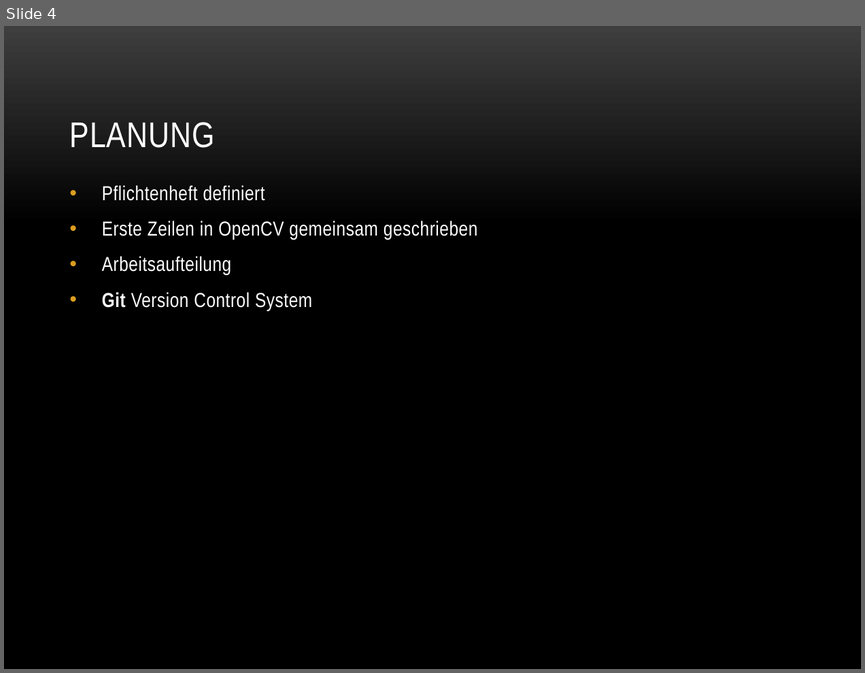
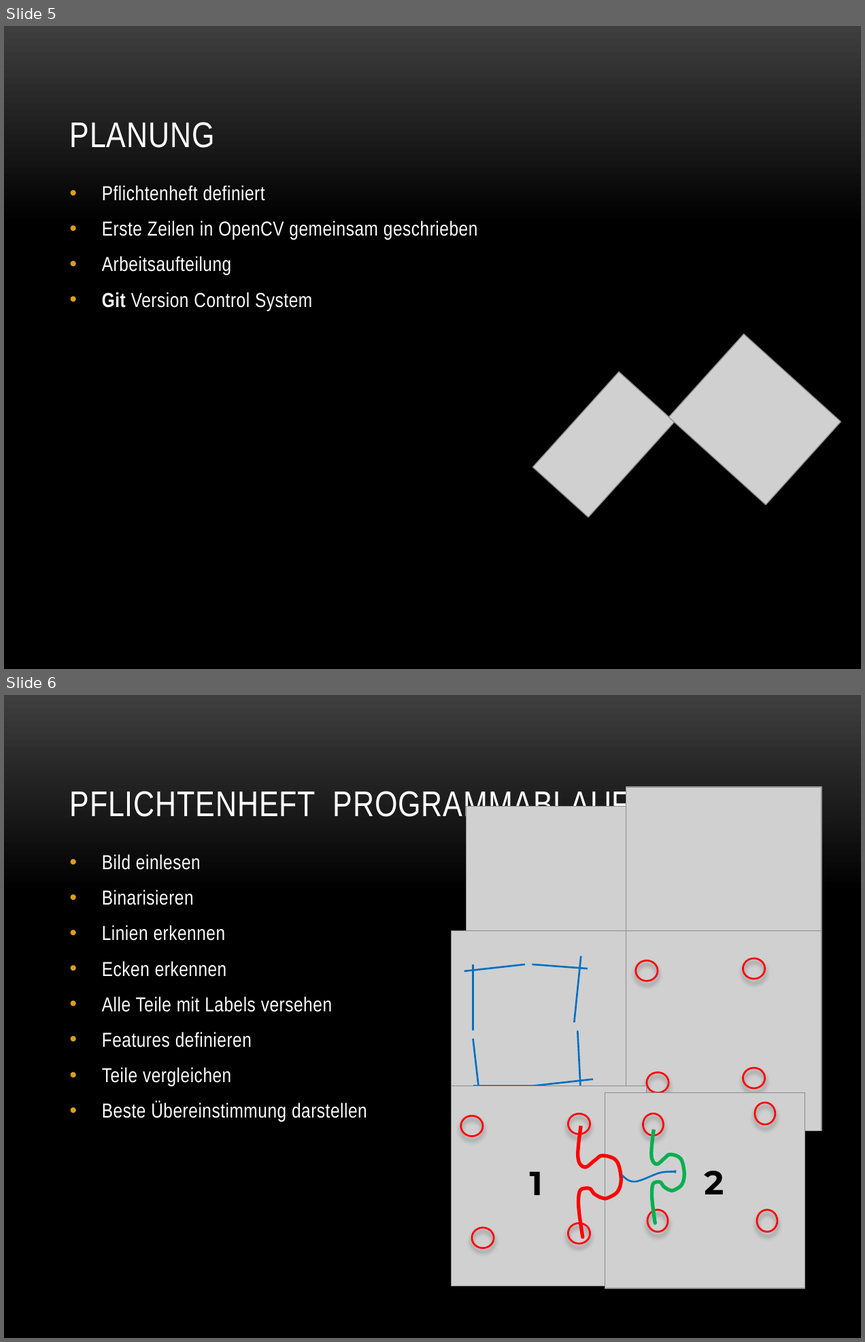
Before and after one commit to baertschi/Puzzle, a slide deck: Doku/Puzzle.pptx. Shown one above the other, each under a label of ours: slide 4 before the commit, slides 5 and 6 after it. The pictures are 865x673 and 865x1342 pixels, drawn with LibreOffice and Linux fonts; fonts in the diff are those of the drawing; grey boxes stand for pictures; background and template pictures are left out. Boxes give left, top, right and bottom in pixels: in the first picture for what was removed or moved away, otherwise in the second. Text is boxed around its words. In the diff, an @@ line names an element or a change of style, - is before the commit and + after.

```diff
--- a/Doku/Puzzle.pptx
+++ b/Doku/Puzzle.pptx
@@ slide 6 added at bbox=[4, 695, 861, 1338], background picture (left out) @@
@@ title added at bbox=[70, 787, 630, 823], 30 pt, text #FFFFFF @@
+PFLICHTENHEFT PROGRAMMABLAUF
@@ picture added at bbox=[626, 787, 821, 986] @@
@@ picture added at bbox=[466, 807, 626, 943] @@
@@ text added at bbox=[102, 854, 367, 1121], 17 pt, text #FFFFFF @@
+• Bild einlesen
+• Binarisieren
+• Linien erkennen
+• Ecken erkennen
+• Alle Teile mit Labels versehen
+• Features definieren
+• Teile vergleichen
+• Beste Übereinstimmung darstellen
@@ group added at bbox=[626, 930, 821, 1130]: 4 ellipses, 1 picture @@
@@ group added at bbox=[451, 930, 647, 1130]: 8 lines, 1 picture @@
@@ freeform shape added at bbox=[578, 1126, 621, 1238], outline #FF0000 3 pt @@
@@ freeform shape added at bbox=[651, 1130, 683, 1223], outline #00B050 3 pt @@
@@ group added at bbox=[451, 1086, 647, 1285]: 4 ellipses, 1 picture, 1 text @@
+1
@@ freeform shape added at bbox=[621, 1170, 676, 1182], outline #0070C0 1.5 pt @@
@@ group added at bbox=[605, 1092, 804, 1287]: 4 ellipses, 1 picture, 1 text @@
+2
@@ what was slide 4 is now slide 5 @@
@@ slide 5 changed as well @@
@@ picture added at bbox=[669, 334, 841, 505] @@
@@ picture added at bbox=[532, 371, 674, 517] @@
```
Also in this commit, not shown: 7 other slides changed, 10 other slides added, 5 slides removed.
